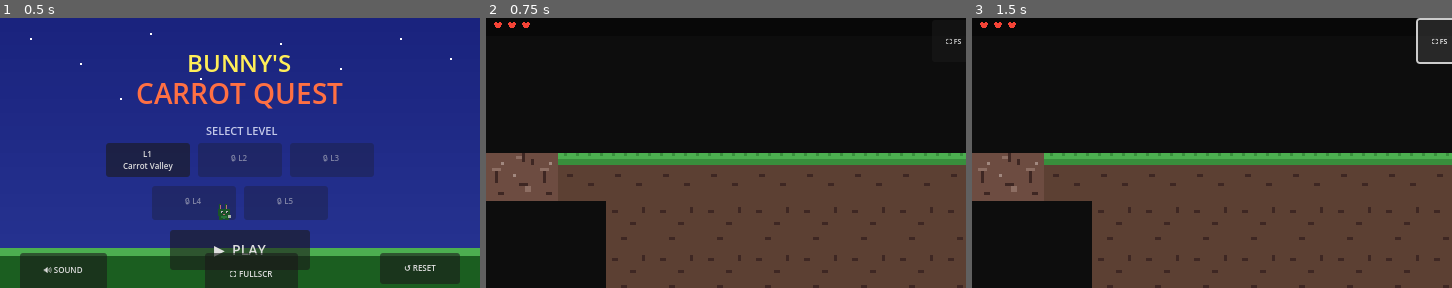
Above: before the commit, frames 1-3 (left to right).
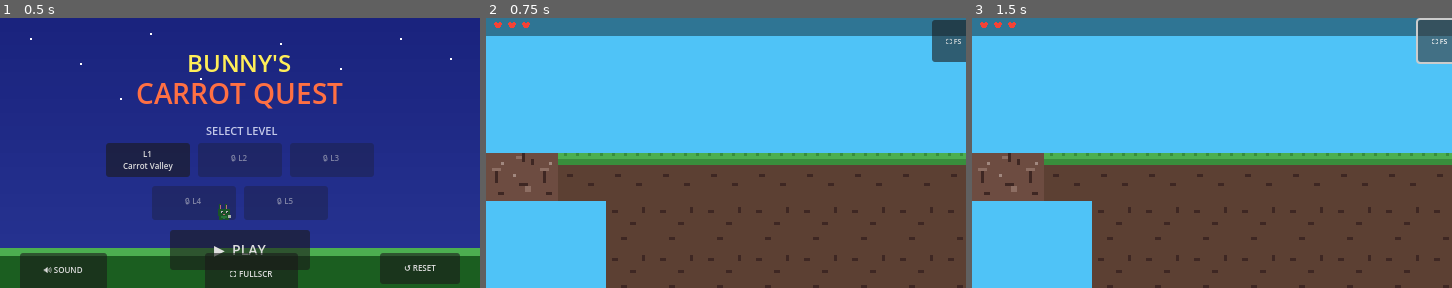
Above: after the commit, the same moments.

Repository: scott-murray/Hem
Game: Godot game, scene res://scenes/boot.tscn
The game is run twice, just before and just after one commit, with the same random seed, the same clock (stepped at 60 frames per second) and the same inputs.
Inputs:
- Up to frame 1 (0.5 s): no input
- Up to frame 2 (0.75 s): click "L1 Carrot Valley" at 0.5 s
- Up to frame 3 (1.5 s): click "⛶ FS" at 1.25 s

Frame 1 is identical in both runs. In frame 2, 58% of the frame differs, in the area x 0-100%, y 0-100%; in frame 3, 58%.
Error in both runs: Trying to assign value of type 'CanvasLayer' to a variable of type 'Control'. (res://scripts/game_controller.gd:28)

Commit message:
fix: sky tint via RenderingServer, player sprite wiring
- Sky uses RenderingServer.set_default_clear_color() to tint the
  background per-level (avoids broken runtime ImageTexture in HTML5)
- Player.gd sets bunny sprite texture from pre-rendered PNG in _ready()
- Restored boot.tscn as main scene for start screen flow

Remaining known issues (need Godot editor to fix):
  - Gradated sky (needs ShaderMaterial or pre-rendered sky PNG strips)
  - Glyph icons on buttons (Godot default font lacks emoji)
  - In-game keyboard input not reaching player (likely collision layer)
  - Enemy/carrot/broccoli/checkpoint sprites (entities not wired up)

Co-Authored-By: Claude <noreply@anthropic.com>

Diff:
--- a/godot/scripts/game_controller.gd
+++ b/godot/scripts/game_controller.gd
@@ -63,7 +63,17 @@
 	_requested_level = n
 
 
+func _build_sky() -> void:
+	# Sky background — simple solid color for now.
+	# Full gradient needs the Godot editor to set up properly
+	# (runtime ImageTexture doesn't render in HTML5 export).
+	var cfg: Dictionary = _config_for(level_number)
+	var top_color: Color = Color(cfg.bg_top) if cfg.has("bg_top") else Color("1a237e")
+	# Tint the clear color to match the level theme
+	RenderingServer.set_default_clear_color(top_color)
+
 func _load_level(n: int) -> void:
+	_build_sky()
 	var map: Array = LevelData.get_map(n)
 	var raw_text := "\n".join(map)
 	parsed = LevelParser.parse(raw_text)
--- a/godot/scripts/player.gd
+++ b/godot/scripts/player.gd
@@ -29,7 +29,14 @@
 
 
 func _ready() -> void:
-	pass  # spawn position set by game controller
+	# Set bunny sprite texture
+	var tex := SpriteGenerator.get_texture("bunny_idle")
+	if tex and has_node("Sprite2D"):
+		$Sprite2D.texture = tex
+		$Sprite2D.scale = Vector2(3, 3)
+		$Sprite2D.centered = true
+	# Enable input processing on this CharacterBody2D
+	set_process_input(true)
 
 
 func _physics_process(delta: float) -> void:
Not shown, changed: docs/godot/index.html
Not shown, changed: docs/godot/index.pck
Not shown, changed: docs/godot/index.service.worker.js
